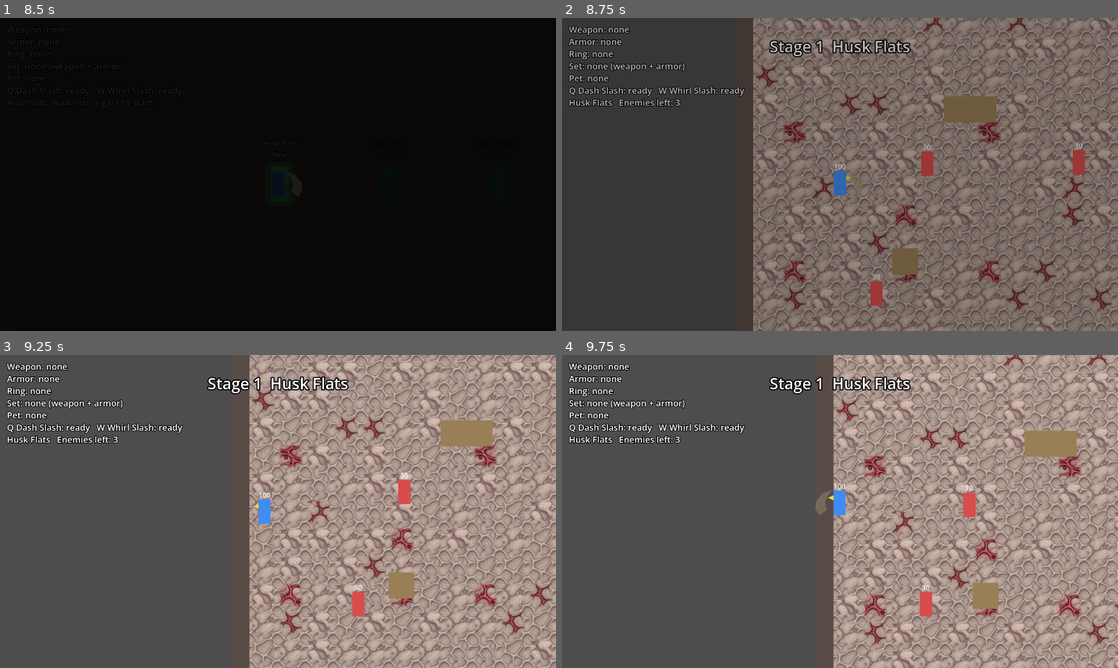
Above: before the commit, frames 1-4 (two rows, left to right).
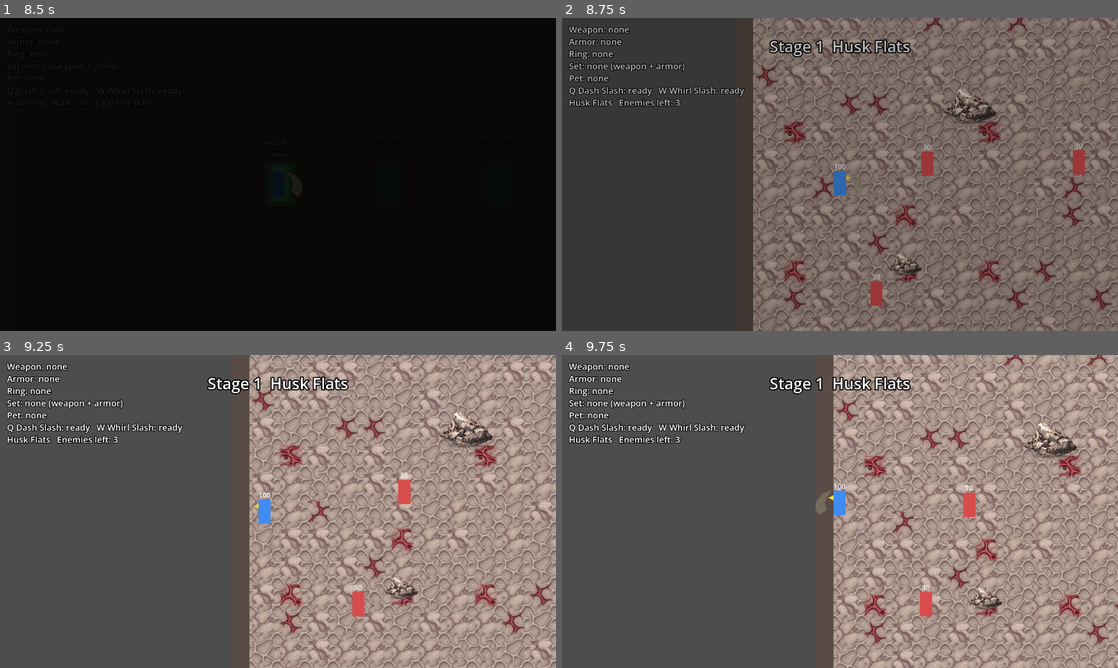
Above: after the commit, the same moments.

Repository: knc219-a11y/second-game
Game: Godot game, scene res://scenes/title.tscn
Two runs of this game, one before a commit and one after it. Both use one fixed random seed, a clock stepped at 60 frames per second and the inputs below.
Inputs:
- Up to frame 1 (8.5 s): tap Enter (ui_accept) at 0.5, 0.77, 1.52, 3.02, 3.77, 4.52, 6.02, 6.77, 7.52 s; hold Right (move_right) 0.53-1.28 s; hold X (attack) 0.53-1.28 s; hold Down (move_down) 1.28-2.03 s; tap Space (roll) every 1.5 s from 1.35 to 7.35 s; hold Right (move_right) 2.03-2.78 s; hold X (attack) 2.03-2.78 s; hold Up (move_up) 2.78-3.53 s; hold X (attack) 3.53-4.28 s; hold Left (move_left) 3.53-5.03 s; hold Down (move_down) 5.03-5.78 s; hold X (attack) 5.03-5.78 s; hold Right (move_right) 5.78-6.53 s; hold Up (move_up) 6.53-7.28 s; hold X (attack) 6.53-7.28 s; hold Right (move_right) 7.28-8.03 s; hold Down (move_down) from 8.03 s (still down); hold X (attack) from 8.03 s (still down)
- Up to frame 2 (8.75 s): keep holding Down (move_down); keep holding X (attack)
- Up to frame 3 (9.25 s): release Down (move_down) at 8.78 s; release X (attack) at 8.78 s; hold Left (move_left) from 8.78 s (still down); tap Space (roll) at 8.85 s; tap Enter (ui_accept) at 9.02 s
- Up to frame 4 (9.75 s): release Left (move_left) at 9.53 s; hold Up (move_up) from 9.53 s (still down); hold X (attack) from 9.53 s (still down)

Frame 1 is identical in both runs. In frame 2, 1.0% of the frame differs, in the area x 58-79%, y 22-83%; in frame 3, 1.2%, in the area x 69-89%, y 18-78%; in frame 4, 1.2%.

Commit message:
Stage 1 rocks: painted rock pile and bone-rock pillar props over the rock boxes
Adds art/stage1/props/s1_rock_pile.png (128x96) and s1_rock_pillar.png
(104x216), both with origin at the bottom centre. In stage 1 _dress_rocks()
hides each rock's flat box and stands props on the box's bottom edge: tall
box -> pillar, wide box -> two piles, others -> one pile scaled to the width.
Collision boxes, other stages, combat and spawns are unchanged.

Co-Authored-By: Claude Opus 5.5 (1M context) <noreply@anthropic.com>
Claude-Session: https://claude.ai/code/session_01GG94k8w64NAthvv3NUSVza

Diff:
--- a/scripts/test_map.gd
+++ b/scripts/test_map.gd
@@ -50,6 +50,12 @@
 # rocks. Kept dark so the red normal, bone tough and violet ranged
 # enemies, the pet and the drops stay readable on top.
 const STAGE_FLOOR_COLORS := [Color(0.4, 0.3, 0.29, 1), Color(0.2, 0.19, 0.18, 1), Color(0.22, 0.1, 0.11, 1)]
+# Stage 1 rocks wear painted props instead of the flat boxes. Both PNGs have
+# their origin at the bottom centre (offset below); collisions stay the boxes.
+const ROCK_PILE_TEX := preload("res://art/stage1/props/s1_rock_pile.png")
+const ROCK_PILLAR_TEX := preload("res://art/stage1/props/s1_rock_pillar.png")
+const ROCK_PILE_OFFSET := Vector2(-64, -92)
+const ROCK_PILLAR_OFFSET := Vector2(-52, -212)
 const STAGE_ROCK_COLORS := [Color(0.6, 0.5, 0.34, 1), Color(0.52, 0.5, 0.44, 1), Color(0.45, 0.17, 0.2, 1)]
 # Special dungeon: an open arena with four pillars around the middle, away from
 # the edge spawn_points and the player_start, on a near-black floor with a red
@@ -237,6 +243,8 @@
 	stage_cleared = false
 	player.hits_taken = 0
 	_build_rocks(STAGE_ROCKS[(stage - 1) % STAGE_ROCKS.size()], STAGE_ROCK_COLORS[(stage - 1) % STAGE_ROCK_COLORS.size()])
+	if stage == 1:
+		_dress_rocks()
 	floor_poly.color = STAGE_FLOOR_COLORS[(stage - 1) % STAGE_FLOOR_COLORS.size()]
 	_show_ground(stage == 1)
 	for entry in STAGES[(stage - 1) % STAGES.size()]:
@@ -268,6 +276,35 @@
 			elif roll < ground_vein_chance + ground_crack_chance:
 				tile = 4 + rng.randi_range(0, 1)
 			ground.set_cell(Vector2i(x, y), 0, Vector2i(tile, 0))
+
+
+# Stage 1: hides each rock's box and stands a prop on the box's bottom edge.
+# Tall boxes get the pillar, wide ones two piles, the rest one pile scaled to
+# the box width.
+func _dress_rocks() -> void:
+	for rock in obstacles.get_children():
+		if not rock.name.begins_with("Rock"):
+			continue
+		var size: Vector2 = ((rock.get_node("CollisionShape2D") as CollisionShape2D).shape as RectangleShape2D).size
+		var bottom := Vector2(0, size.y / 2)
+		(rock.get_node("Visual") as Polygon2D).visible = false
+		if size.y > size.x * 1.5:
+			_add_rock_sprite(rock, ROCK_PILLAR_TEX, ROCK_PILLAR_OFFSET, bottom, 1.0)
+		elif size.x > 150:
+			_add_rock_sprite(rock, ROCK_PILE_TEX, ROCK_PILE_OFFSET, bottom + Vector2(-size.x / 4, 0), 0.85)
+			_add_rock_sprite(rock, ROCK_PILE_TEX, ROCK_PILE_OFFSET, bottom + Vector2(size.x / 4, 0), 0.85)
+		else:
+			_add_rock_sprite(rock, ROCK_PILE_TEX, ROCK_PILE_OFFSET, bottom, minf(1.0, size.x / 96.0))
+
+
+func _add_rock_sprite(rock: Node2D, tex: Texture2D, offset: Vector2, pos: Vector2, s: float) -> void:
+	var sprite := Sprite2D.new()
+	sprite.texture = tex
+	sprite.centered = false
+	sprite.offset = offset
+	sprite.position = pos
+	sprite.scale = Vector2(s, s)
+	rock.add_child(sprite)
 
 
 # Replaces every Rock* under Obstacles (walls stay) with the given boxes.
Binary file added: art/stage1/props/s1_rock_pile.png
Not shown, added: art/stage1/props/s1_rock_pile.png.import
Binary file added: art/stage1/props/s1_rock_pillar.png
Not shown, added: art/stage1/props/s1_rock_pillar.png.import
